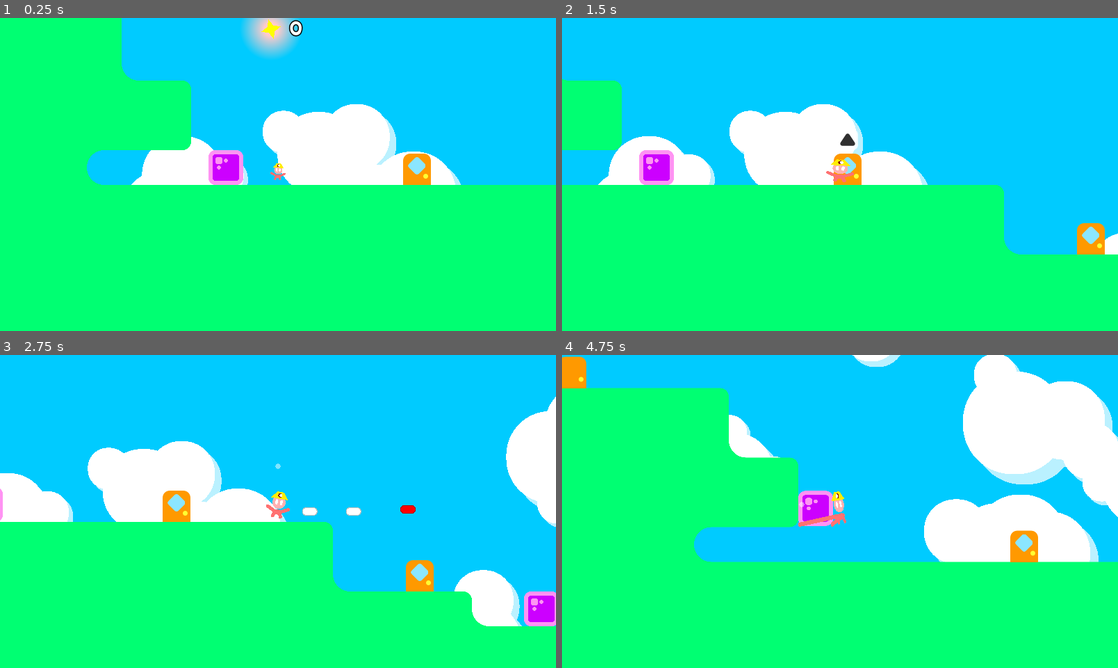
Above: before the commit, frames 1-4 (two rows, left to right).
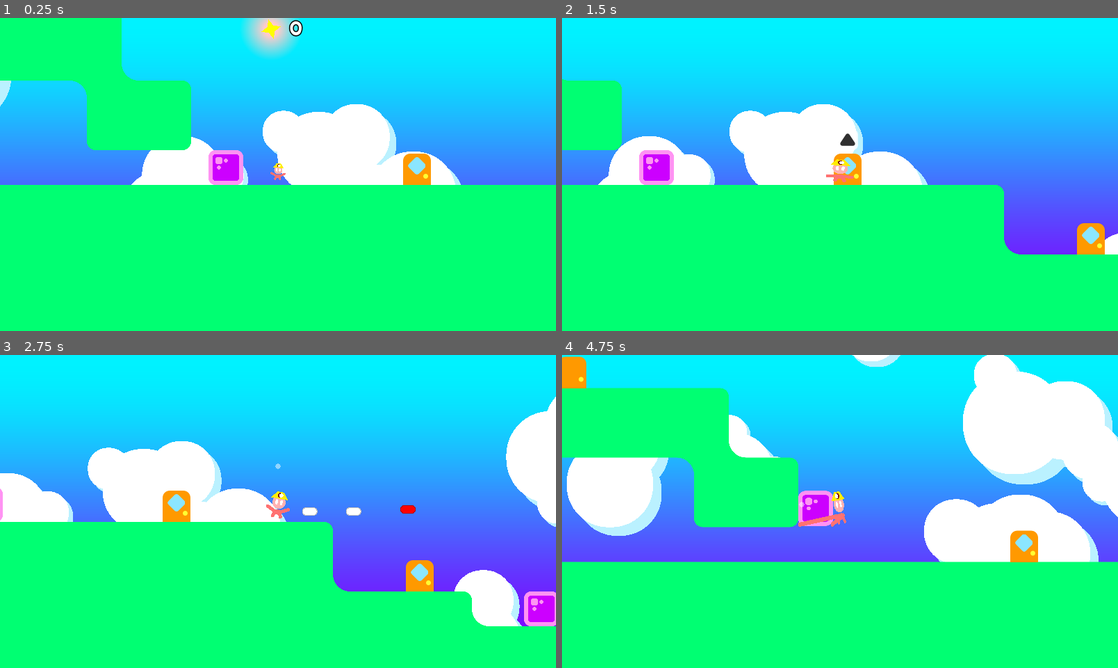
Above: after the commit, the same moments.

Repository: HarmonyHoney/tiny_crate2
Game: Godot game, scene res://src/map/hub.tscn
The game is run twice, just before and just after one commit, with the same random seed, the same clock (stepped at 60 frames per second) and the same inputs. The engine's default icon, where the game draws it, is replaced by a stand-in: a white triangle on a blue panel in a dark square.
Inputs:
- Up to frame 1 (0.25 s): no input
- Up to frame 2 (1.5 s): tap Enter at 0.5 s; hold Right (right) 0.53-1.28 s; hold C (grab) 0.53-1.28 s; tap Space (jump) at 0.77 s; hold Down (down) from 1.28 s (still down); tap C (grab) at 1.35 s
- Up to frame 3 (2.75 s): tap Space (jump) at 1.52 s; release Down (down) at 2.03 s; hold Right (right) from 2.03 s (still down); hold V (shoot) from 2.03 s (still down); tap C (grab) at 2.3 s
- Up to frame 4 (4.75 s): release Right (right) at 2.78 s; release V (shoot) at 2.78 s; hold Up (up) 2.78-3.53 s; tap R at 2.85 s; tap Space (jump) at 3.02, 3.77, 4.52 s; tap C (grab) at 3.05, 4.35 s; hold C (grab) 3.53-4.28 s; hold Left (left) from 3.53 s (still down); tap P at 3.6 s

The runs differ from the first frame. In frame 1, 26% of the frame differs, in the area x 0-100%, y 0-54%; in frame 2, 34%; in frame 3, 38%, in the area x 0-100%, y 0-87%; in frame 4, 33%.

Commit message:
Wiggle arms! (:

Diff:
--- a/project.godot
+++ b/project.godot
@@ -44,7 +44,7 @@
 
 [application]
 
-config/name="new1"
+config/name="New1"
 run/main_scene="res://src/map/hub.tscn"
 config/icon="res://media/image/box_icon.png"
 
--- a/src/actor/Box.gd
+++ b/src/actor/Box.gd
@@ -85,6 +85,7 @@
 	is_grab = false
 	is_floor = false
 	grab_ease.reset()
+	snap_ease.end()
 	print(name, " drop / pos: ", position)
 
 func snap(_pos := position, is_y := false):
--- a/src/actor/Box.tscn
+++ b/src/actor/Box.tscn
@@ -39,7 +39,6 @@
 is_colliding = true
 rise_gravity = 1333.33
 fall_gravity = 3333.33
-push_time = 0.08
 
 [node name="Sprite" type="Node2D" parent="."]
 
--- a/src/actor/Player.gd
+++ b/src/actor/Player.gd
@@ -50,9 +50,7 @@
 export var down_pos := Vector2(100, -20)
 var lift_from := lift_pos
 var lift_to := lift_pos
-var lift_ease := EaseMover.new(0.35)
-export var lift_offset := Vector2(0, -20)
-export var lift_dist := 100.0
+var lift_ease := EaseMover.new(0.22)
 var lift_x := 1.0
 
 onready var arm_l := $Image/ArmL
@@ -68,6 +66,7 @@
 onready var squish_ease := EaseMover.new(0.4, Vector2.ZERO, Vector2.ONE)
 export var jump_squish := Vector2.ONE
 export var land_squish := Vector2.ONE
+export var duck_squish := Vector2.ONE
 
 export var lift_pre_a := Vector2(-200, 0)
 export var lift_post_b := Vector2(0, 200)
@@ -191,7 +190,9 @@
 			grab_ease.count(delta)
 
 			# lift
-			lift_x = -1.0 if grab.position.x < position.x else 1.0
+			#print(abs(grab.position.x - position.x))
+			if abs(grab.position.x - position.x) > 50:
+				lift_x = -1.0 if grab.position.x < position.x else 1.0
 
 			if joy.y == 0:
 				var f = lift_ease.frac()
@@ -208,8 +209,10 @@
 
 			grab_arm.rotation_degrees = -90 + (lift_ease.frac() * 90.0 * lift_x)
 	else:
-		arm_l.set_point_position(1, arm_l.get_point_position(1).linear_interpolate(Vector2(-30, 0), 20 * delta))
-		arm_r.set_point_position(1, arm_r.get_point_position(1).linear_interpolate(Vector2(30, 0), 20 * delta))
+		var y = 12 * joy.y
+
+		arm_l.set_point_position(1, arm_l.get_point_position(1).linear_interpolate(Vector2(-30, y), 20 * delta))
+		arm_r.set_point_position(1, arm_r.get_point_position(1).linear_interpolate(Vector2(30, y), 20 * delta))
 
 	# body
 	walk_clock = walk_clock + (delta * dir_x) if joy.x == joy_last.x else 0.0
--- a/src/actor/Player.tscn
+++ b/src/actor/Player.tscn
@@ -71,15 +71,15 @@
 
 [node name="Line2D" type="Line2D" parent="Image/Head/Hat"]
 points = PoolVector2Array( 0, 0, 0.001, 0.001 )
-width = 12.0
+width = 14.0
 default_color = Color( 0.51, 0, 0, 1 )
 begin_cap_mode = 2
 end_cap_mode = 2
 
 [node name="Line2D2" type="Line2D" parent="Image/Head/Hat"]
-position = Vector2( 2, 0 )
+position = Vector2( 3, 0 )
 points = PoolVector2Array( 0, 0, 0.001, 0.001 )
-width = 9.0
+width = 11.5
 default_color = Color( 1, 1, 1, 1 )
 begin_cap_mode = 2
 end_cap_mode = 2
--- a/src/autoload/BG.gd
+++ b/src/autoload/BG.gd
@@ -1,12 +1 @@
 extends CanvasLayer
-
-
-onready var image := $ColorRect
-export var parallax_scale := 1.0
-
-func _ready():
-	get_tree().connect("idle_frame", self, "idle_frame")
-
-func idle_frame():
-	var v : Vector2 = Cam.global_position / (Vector2(1600, 900) * parallax_scale)
-	image.material.set_shader_param("offset", v)
--- a/src/autoload/BG.tscn
+++ b/src/autoload/BG.tscn
@@ -1,66 +1,17 @@
-[gd_scene load_steps=4 format=2]
+[gd_scene load_steps=3 format=2]
 
-[ext_resource path="res://src/autoload/BG.gd" type="Script" id=2]
-
-[sub_resource type="Shader" id=2]
-code = "shader_type canvas_item;
-
-uniform float radius : hint_range(0.0, 0.5) = 0.2;
-uniform vec2 size = vec2(16, 9);
-uniform float scale = 1.0;
-
-uniform vec4 color_a : hint_color = vec4(1);
-uniform vec4 color_b : hint_color = vec4(vec3(0.5), 1.0);
-uniform bool is_color_c = false;
-uniform vec4 color_c : hint_color = vec4(0.0);
-
-//uniform float time_scale : hint_range(0.0, 0.2) = 0.1;
-//uniform vec2 move = vec2(1.0);
-
-uniform vec2 offset = vec2(0.0);
-
-void fragment(){
-	vec2 m = (UV + offset) * size * scale;
-	vec2 uv = mod(m, 1);
-
-	vec4 c = color_a;
-	vec2 s = sign(uv - vec2(0.5));
-
-	// checker
-	if (int(ceil(m.x) + ceil(m.y)) % 2 > 0){
-		c = color_b;
-	}
-
-	bool is_corner = distance(uv, round(uv)) < radius;
-	bool is_circle = distance(uv, round(uv) - (vec2(radius) * s)) < radius;
-
-	if (is_corner && !is_circle){
-		c = is_color_c ? color_c : color_b;
-	}
-
-	COLOR = c;
-}"
+[ext_resource path="res://src/shader/bg.gdshader" type="Shader" id=1]
 
 [sub_resource type="ShaderMaterial" id=1]
-shader = SubResource( 2 )
-shader_param/radius = 0.333
-shader_param/size = Vector2( 16, 9 )
-shader_param/scale = 0.5
-shader_param/color_a = Color( 0.48, 0.896, 1, 1 )
-shader_param/color_b = Color( 0, 0.8, 1, 1 )
-shader_param/is_color_c = false
-shader_param/color_c = Color( 0.0392157, 0.0392157, 0.0392157, 1 )
-shader_param/offset = Vector2( 0, 0 )
+shader = ExtResource( 1 )
+shader_param/flip = false
+shader_param/c0 = Color( 0, 0.952941, 1, 1 )
+shader_param/c1 = Color( 0.501961, 0, 1, 1 )
 
 [node name="BG" type="CanvasLayer"]
 layer = -10
-visible = false
-follow_viewport_enable = true
-script = ExtResource( 2 )
-parallax_scale = 1.3
 
 [node name="ColorRect" type="ColorRect" parent="."]
-visible = false
 material = SubResource( 1 )
 margin_right = 1600.0
 margin_bottom = 900.0
--- a/src/map/hub.tscn
+++ b/src/map/hub.tscn
@@ -8,7 +8,7 @@
 [node name="Node2D" type="Node2D"]
 
 [node name="SolidMap" parent="." instance=ExtResource( 1 )]
-tile_data = PoolIntArray( 131037, -1073741824, 0, 131038, -1 …(291 unchanged characters)… 741824, 0, 262109, -1073741824, 0, 262110, -1073741824, 0, 262111, -1073741824, 0, 262112, -1073741824, 0, 262113, -1073741824, 0, 262114, -1073741824, 0, 262115, -1073741824, 0, 262116, -1073741824, 0, 262117, -1073741824, 0, 327645, -1073741824, 0, 327646, -1073741824, 0, 327647, -1073741824, 0, 327648, -1073741824, 0, 327649, -1073741824, 0, 327650, -1073741824, 0, 327651, -1073741824, 0, 327652, -1073741824, 0, 327653, -1073741824, 0, 393181, -1073741824, 0, 393182, -1073741824, 0, 393183, -1073741824, 0, 393184, -1073741824, 0, 393185, -1073741824, 0, 393186, -1073741824, 0, 393214, 0, 0, 393215,  …(5324 unchanged characters)…
+tile_data = PoolIntArray( 131037, -1073741824, 0, 131038, -1 …(291 unchanged characters)… 741824, 0, 262109, -1073741824, 0, 262115, -1073741824, 0, 262116, -1073741824, 0, 262117, -1073741824, 0, 327645, -1073741824, 0, 327651, -1073741824, 0, 327652, -1073741824, 0, 327653, -1073741824, 0, 393181, -1073741824, 0, 393214, 0, 0, 393215,  …(5324 unchanged characters)…
 
 [node name="SpikeMap" parent="." instance=ExtResource( 2 )]
 tile_data = PoolIntArray( 524292, 0, 0, 524293, 0, 0 )
--- a/src/shader/bg.gdshader
+++ b/src/shader/bg.gdshader
@@ -1,37 +1,9 @@
 shader_type canvas_item;
 
-uniform float radius : hint_range(0.0, 0.5) = 0.2;
-uniform vec2 size = vec2(16, 9);
-uniform float scale = 1.0;
-
-uniform vec4 color_a : hint_color = vec4(1);
-uniform vec4 color_b : hint_color = vec4(vec3(0.5), 1.0);
-uniform bool is_color_c = false;
-uniform vec4 color_c : hint_color = vec4(0.0);
-
-//uniform float time_scale : hint_range(0.0, 0.2) = 0.1;
-//uniform vec2 move = vec2(1.0);
-
-uniform vec2 offset = vec2(0.0);
+uniform bool flip = false;
+uniform vec4 c0 : hint_color = vec4(1.0);
+uniform vec4 c1 : hint_color = vec4(0, 0, 0, 1.0);
 
 void fragment(){
-	vec2 m = (UV + offset) * size * scale;
-	vec2 uv = mod(m, 1);
-
-	vec4 c = color_a;
-	vec2 s = sign(uv - vec2(0.5));
-
-	// checker
-	if (int(ceil(m.x) + ceil(m.y)) % 2 > 0){
-		c = color_b;
-	}
-
-	bool is_corner = distance(uv, round(uv)) < radius;
-	bool is_circle = distance(uv, round(uv) - (vec2(radius) * s)) < radius;
-
-	if (is_corner && !is_circle){
-		c = is_color_c ? color_c : color_b;
-	}
-
-	COLOR = c;
+	COLOR = mix(c0, c1, smoothstep(0.0, 1.0, flip ? (1.0 - UV.y) : UV.y));
 }
